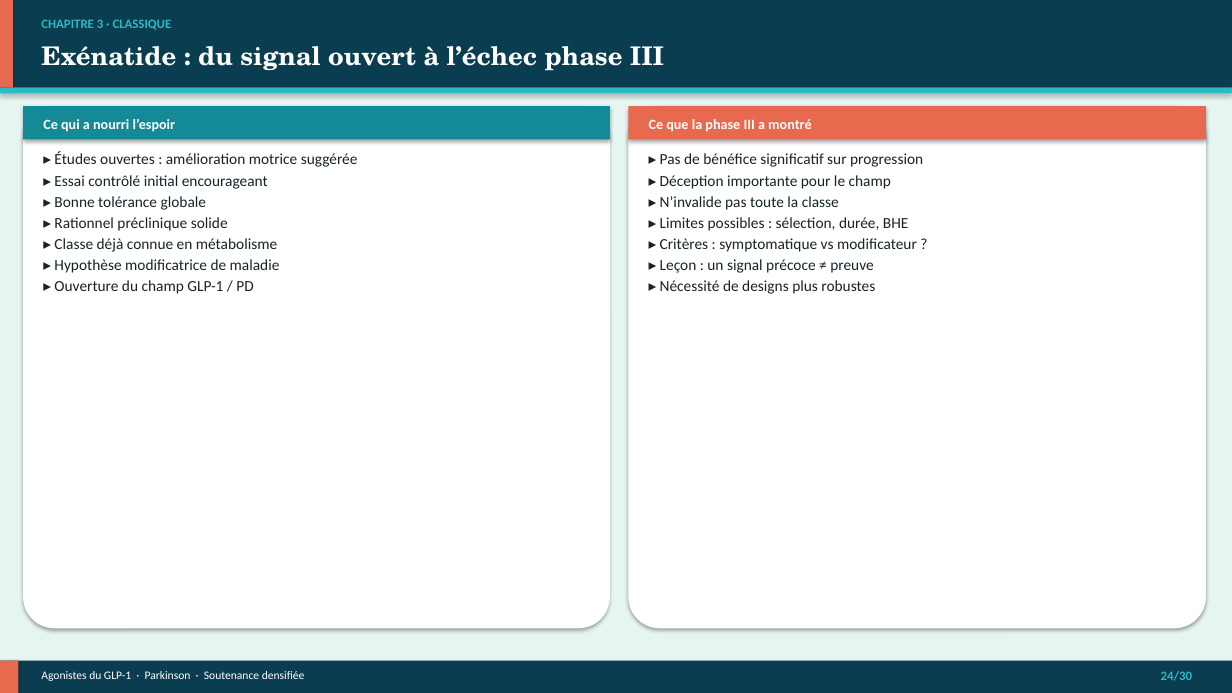
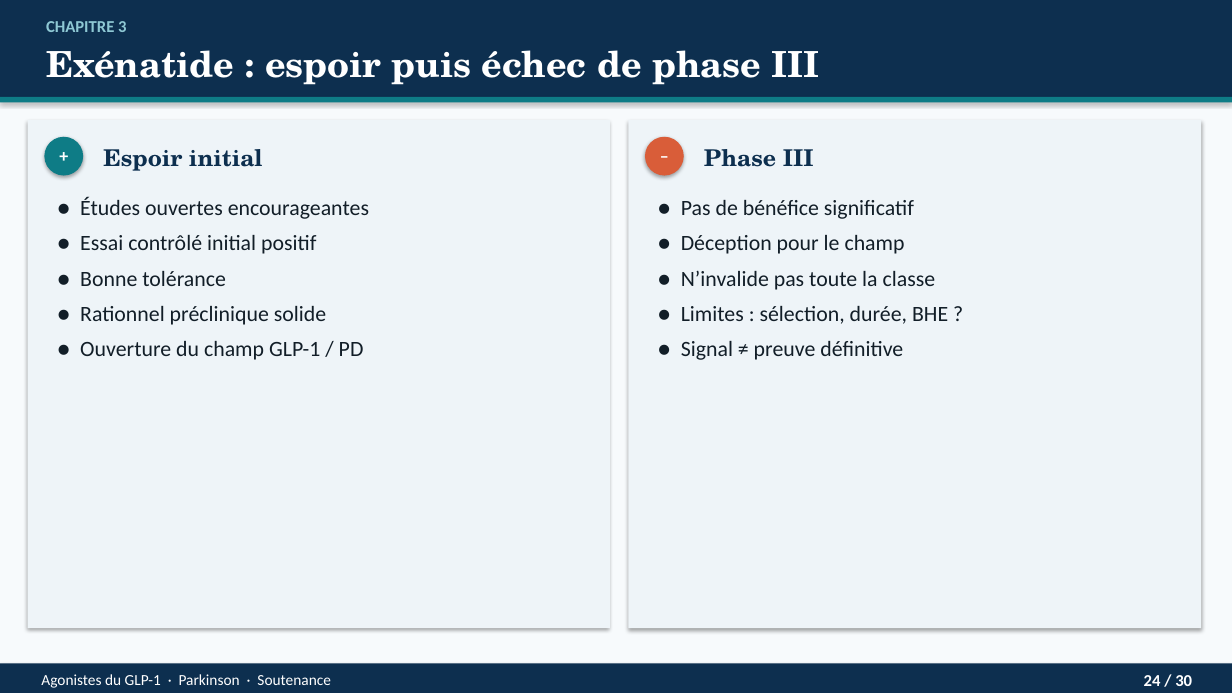
Before and after one commit to Mashtal-Platform/mashtal-platform, a slide deck: slide 24 of docs/presentation/Soutenance_GLP1_Parkinson.pptx. Drawn at 1232x693 pixels with LibreOffice and Linux fonts; fonts in the diff are those of the drawing. Boxes give left, top, right and bottom in pixels: in the first picture for what was removed or moved away, otherwise in the second. Text is boxed around its words. In the diff, an @@ line names an element or a change of style, - is before the commit and + after.

```diff
--- a/docs/presentation/Soutenance_GLP1_Parkinson.pptx
+++ b/docs/presentation/Soutenance_GLP1_Parkinson.pptx
@@ rectangle at [0, 0, 1232, 693]: fill #E6F4F2 to #F7FAFC @@
@@ rectangle: place and size @@
-rectangle at [0, 0, 1232, 88]
+rectangle at [0, 0, 1232, 97]
@@ rectangle at [0, 0, 1232, 97]: fill #0A3D4F to #0D2F4F @@
@@ rectangle removed at [0, 0, 13, 88] @@
@@ text at [46, 21, 126, 32]: text changed; size 10 to 13 pt; text colour #2EB8C4 to #8EC8D4 @@
-CHAPITRE 3 · CLASSIQUE
+CHAPITRE 3
@@ text at [46, 50, 819, 85]: text changed; size 20 to 28 pt @@
-Exénatide : du signal ouvert à l’échec phase III
+Exénatide : espoir puis échec de phase III
@@ rectangle: place and size @@
-rectangle at [0, 88, 1232, 93]
+rectangle at [0, 97, 1232, 103]
@@ rectangle at [0, 97, 1232, 103]: fill #2EB8C4 to #0E7C86 @@
@@ rounded rectangle removed at [23, 106, 610, 628] @@
@@ rectangle removed at [23, 106, 610, 140] @@
@@ rectangle removed at [628, 106, 1206, 140] @@
@@ rectangle added at [28, 120, 610, 628], fill #EEF4F8 @@
@@ ellipse added at [44, 137, 83, 176], fill #0E7C86 @@
@@ text added at [44, 140, 83, 173], 14 pt, text #FFFFFF, bold @@
++
@@ text at [103, 149, 263, 171]: text changed; size 11 to 18 pt; font Calibri to TeX Gyre Schola; text colour #FFFFFF to #0D2F4F @@
-Ce qui a nourri l’espoir
+Espoir initial
@@ rectangle: place and size @@
-rectangle at [628, 106, 1206, 628]
+rectangle at [628, 120, 1202, 628]
@@ rectangle at [628, 120, 1202, 628]: rounded rectangle to rectangle; fill #FFFFFF to #EEF4F8 @@
@@ ellipse added at [645, 137, 684, 176], fill #D95D39 @@
@@ text added at [645, 140, 684, 173], 14 pt, text #FFFFFF, bold @@
+–
@@ text at [704, 149, 814, 167]: text changed; size 11 to 18 pt; font Calibri to TeX Gyre Schola; text colour #FFFFFF to #0D2F4F @@
-Ce que la phase III a montré
+Phase III
@@ text at [80, 197, 369, 360]: text changed; size 12 to 17 pt; text colour #16242A to #121E28 @@
-▸ Études ouvertes : amélioration motrice suggérée
-▸ Essai contrôlé initial encourageant
-▸ Bonne tolérance globale
-▸ Rationnel préclinique solide
-▸ Classe déjà connue en métabolisme
-▸ Hypothèse modificatrice de maladie
-▸ Ouverture du champ GLP-1 / PD
+● Études ouvertes encourageantes
+● Essai contrôlé initial positif
+● Bonne tolérance
+● Rationnel préclinique solide
+● Ouverture du champ GLP-1 / PD
@@ text at [681, 200, 948, 360]: text changed; size 12 to 17 pt; text colour #16242A to #121E28 @@
-▸ Pas de bénéfice significatif sur progression
-▸ Déception importante pour le champ
-▸ N’invalide pas toute la classe
-▸ Limites possibles : sélection, durée, BHE
-▸ Critères : symptomatique vs modificateur ?
-▸ Leçon : un signal précoce ≠ preuve
-▸ Nécessité de designs plus robustes
+● Pas de bénéfice significatif
+● Déception pour le champ
+● N’invalide pas toute la classe
+● Limites : sélection, durée, BHE ?
+● Signal ≠ preuve définitive
@@ rectangle at [0, 664, 1232, 693]: fill #0A3D4F to #0D2F4F @@
@@ rectangle removed at [0, 661, 18, 693] @@
@@ text at [41, 674, 331, 688]: text changed; size 9 to 12 pt @@
-Agonistes du GLP-1 · Parkinson · Soutenance densifiée
+Agonistes du GLP-1 · Parkinson · Soutenance
@@ text at [1144, 675, 1192, 686]: text changed; size 10 to 13 pt; text colour #2EB8C4 to #FFFFFF @@
-24/30
+24 / 30
```
Also in this commit, not shown: 29 other slides changed, 9 other files.
